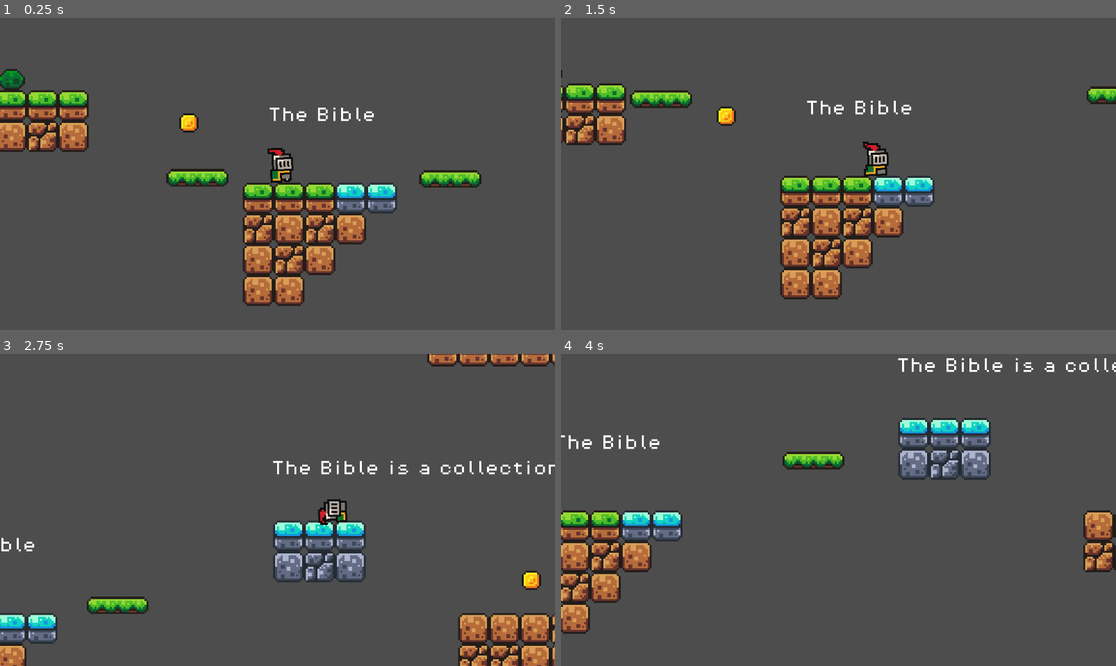
Above: before the commit, frames 1-4 (two rows, left to right).
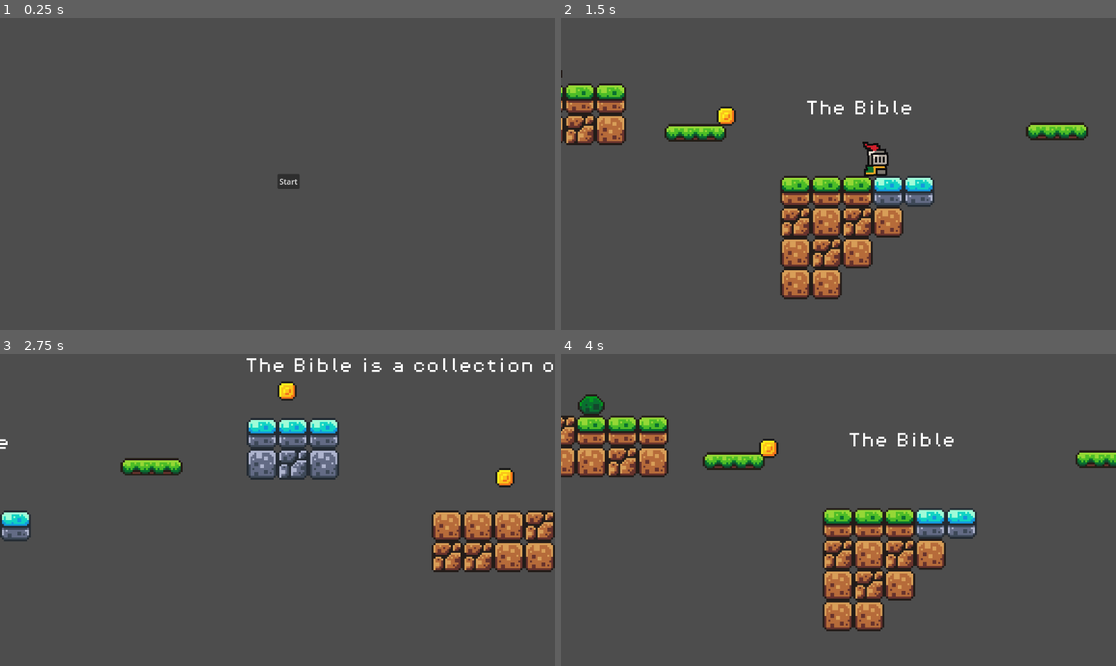
Above: after the commit, the same moments.

Repository: MAL-11DGT-2025/92005-sprint-1-KitKat0098
Game: Godot game, scene res://start_menu.tscn
Same seed, same stepped clock (60 frames per second), same inputs: the game is played once before the commit and once after it. Before the commit the project starts from res://scenes/game.tscn.
Inputs (mouse positions are in pixels of both pictures, inside the frame that each line leads up to):
- Up to frame 1 (0.25 s): no input
- Up to frame 2 (1.5 s): click (849, 180) at 0.5 s, where only the run after the commit has a clickable "Start"; hold Right (move_right) from 1.28 s (still down)
- Up to frame 3 (2.75 s): keep holding Right (move_right); tap Space (jump) at 1.52, 2.27 s
- Up to frame 4 (4 s): release Right (move_right) at 2.78 s; hold Left (move_left) 2.78-3.53 s; hold Right (move_right) from 3.53 s (still down); tap Space (jump) at 3.77 s

The runs differ from the first frame. In frame 1, 13% of the frame differs, in the area x 0-87%, y 16-93%; in frame 2, 2.2%; in frame 3, 18%; in frame 4, 22%, in the area x 0-100%, y 1-90%.

Commit message:
added a working start menu

Diff:
--- a/dgt-informative-game/button.gd
+++ b/dgt-informative-game/button.gd
@@ -2,4 +2,4 @@
 
 
 func _on_pressed() -> void:
-	[[get_tree().change_scene_to_file("res://[name_of_scene].tscn")]]
+	get_tree().change_scene_to_file("res://scenes/game.tscn")
--- a/dgt-informative-game/project.godot
+++ b/dgt-informative-game/project.godot
@@ -11,7 +11,7 @@
 [application]
 
 config/name="DGT informative game"
-run/main_scene="uid://cepis8lan065g"
+run/main_scene="uid://ookabaeniel2"
 config/features=PackedStringArray("4.4", "Mobile")
 config/icon="res://icon.svg"
 
--- a/dgt-informative-game/scenes/game.tscn
+++ b/dgt-informative-game/scenes/game.tscn
@@ -354,13 +354,13 @@
 script = ExtResource("1_u5sy4")
 
 [node name="Score" type="Label" parent="."]
-offset_left = 249.0
-offset_top = -149.0
-offset_right = 411.0
-offset_bottom = -126.0
+offset_left = 252.0
+offset_top = -153.0
+offset_right = 435.0
+offset_bottom = -130.0
 theme_override_fonts/font = ExtResource("6_p57ef")
 theme_override_font_sizes/font_size = 8
-text = "You collected X out of 9  coins"
+text = "You collected 0 out of 9 coins"
 horizontal_alignment = 1
 
 [node name="player" parent="." instance=ExtResource("1_uwrxv")]
@@ -494,10 +494,10 @@
 text = "The Bible is an anthology (a compilation of texts of a variety of forms)"
 
 [node name="Label5" type="Label" parent="Label"]
-offset_left = 315.0
+offset_left = 287.0
 offset_top = -166.0
-offset_right = 355.0
+offset_right = 397.0
 offset_bottom = -143.0
 theme_override_fonts/font = ExtResource("6_p57ef")
 theme_override_font_sizes/font_size = 8
-text = "Slay!"
+text = "Slay! You made it!"
--- /dev/null
+++ b/dgt-informative-game/start_menu.gd
@@ -0,0 +1,6 @@
+extends Node2D
+
+@onready var v_box_container: VBoxContainer = $VBoxContainer
+
+func _ready():
+	v_box_container.position = get_viewport_rect().size / 2
--- a/dgt-informative-game/start_menu.tscn
+++ b/dgt-informative-game/start_menu.tscn
@@ -1,16 +1,21 @@
-[gd_scene load_steps=2 format=3 uid="uid://ookabaeniel2"]
+[gd_scene load_steps=3 format=3 uid="uid://ookabaeniel2"]
 
+[ext_resource type="Script" uid="uid://cy1r0x1sxerw7" path="res://start_menu.gd" id="1_ia0g5"]
 [ext_resource type="Script" uid="uid://cx1ldey7bxmy3" path="res://button.gd" id="1_jwbto"]
 
 [node name="StartMenu" type="Node2D"]
+script = ExtResource("1_ia0g5")
 
 [node name="VBoxContainer" type="VBoxContainer" parent="."]
 offset_right = 40.0
 offset_bottom = 40.0
+metadata/_edit_use_anchors_ = true
 
 [node name="StartButton" type="Button" parent="VBoxContainer"]
 texture_filter = 1
 layout_mode = 2
+size_flags_horizontal = 0
+size_flags_vertical = 0
 text = "Start"
 script = ExtResource("1_jwbto")
 
Not shown, added: dgt-informative-game/start_menu.gd.uid
